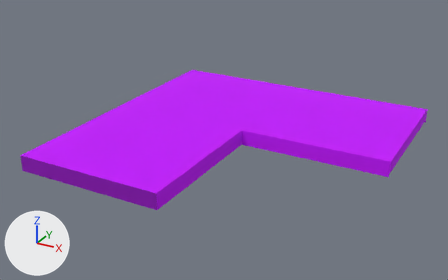
Two versions of the glTF model assets/tiles/cornerTileRight.gltf, one commit apart.
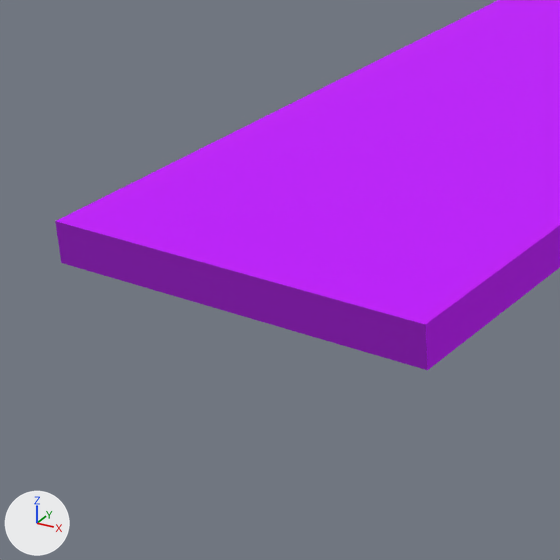
Old and new are each drawn whole from a 50 mm lens placed at (6.72, -10.23, 4.98), pointed at (1.2, -0.19, -0.04) and again close up on the part from 0% to 46% of the width and 26% to 100% of the height. Lighting does not change. The marker at lower left points along +X, +Y and +Z. The older version's two pictures come first. Vertices at exactly the same position are counted once.
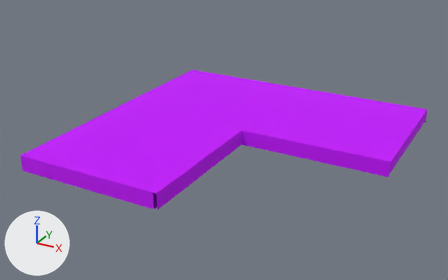
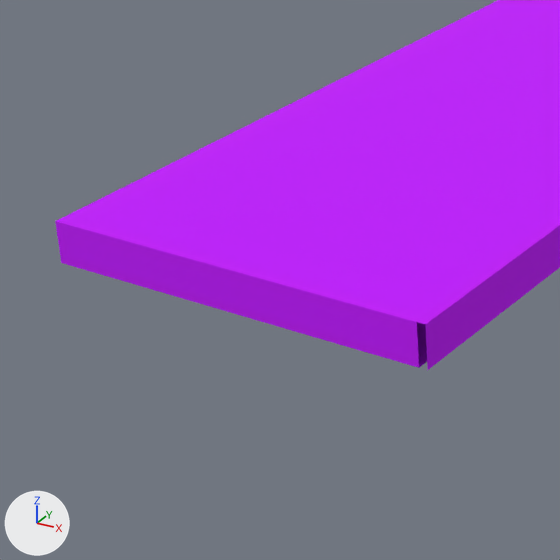
Where the change shows, as pixel boxes [x1, y1, x2, y2] in the close-ups (560 x 560 px):
part 1 of me_mesh_0, recoloured (lighter): before [55, 221, 428, 370]; after [55, 221, 419, 368]

Diff of the bpy script that builds the scene:
```diff
--- a/assets/tiles/cornerTileRight.gltf.py
+++ b/assets/tiles/cornerTileRight.gltf.py
@@ me_mesh_0 @@
 me_mesh_0.from_pydata(...)  # 16 vertices, 28 faces; spans x -1.5..4.5, y -3.0..3.0, z -0.16..0.16
 # used by ob_mesh; location = (0.0, 0.0, 0.0)
+# me_mesh_0 part 1: all 2 faces that had it switch from mat_material_1 to mat_material_0
```
